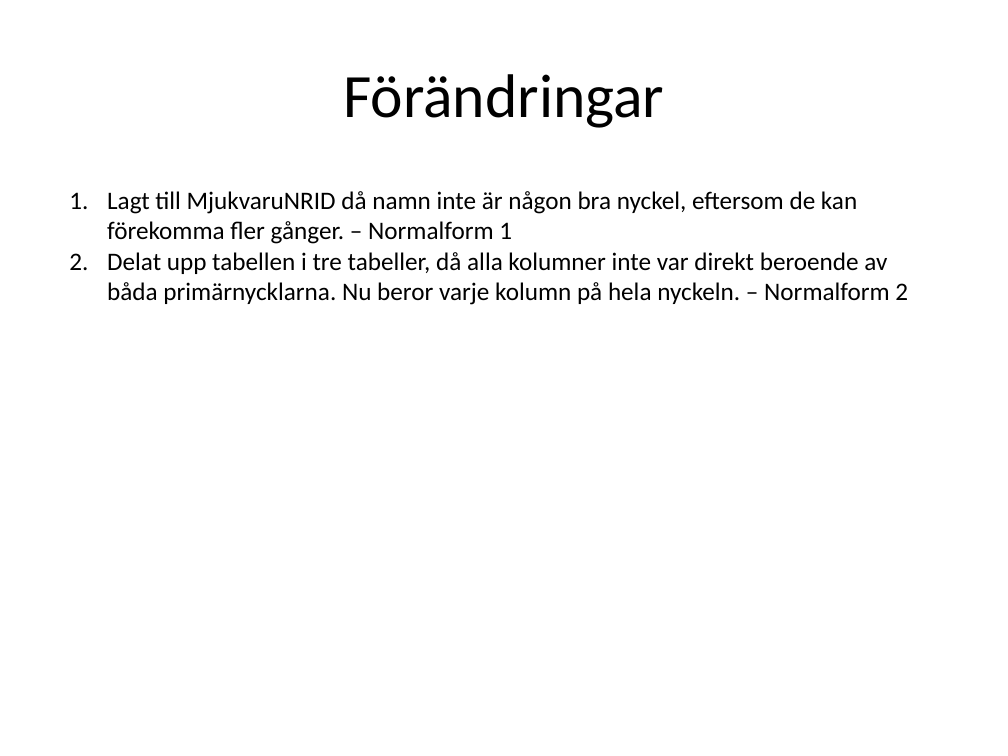
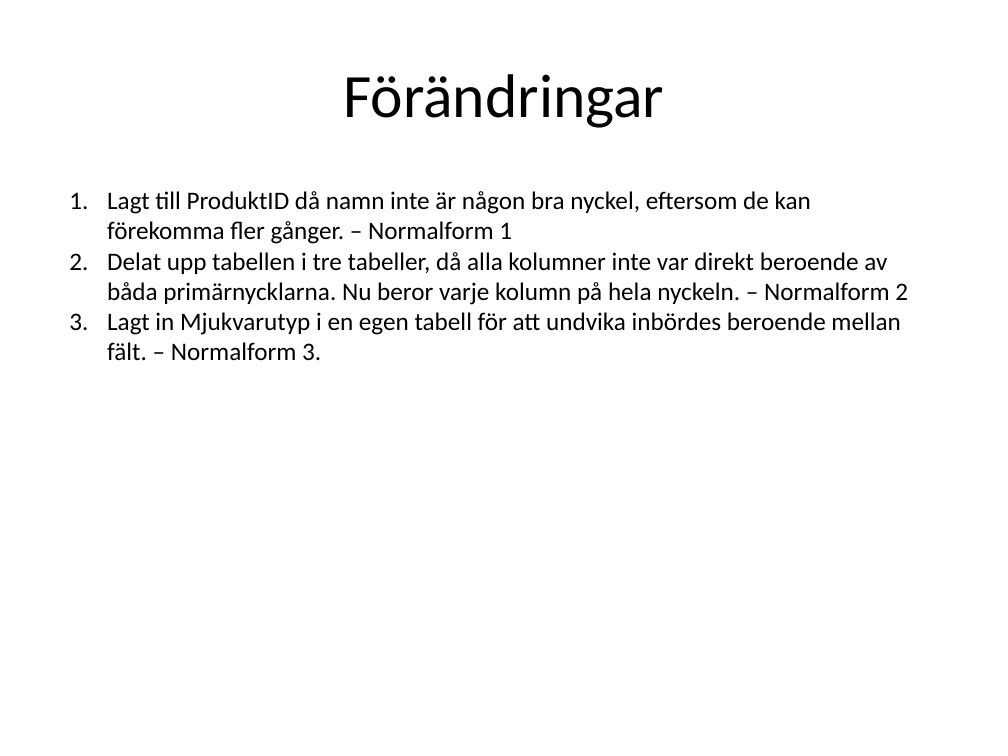
Before and after one commit to ed222an/Databasteknik, a slide deck: slide 4 of Labb 2/Laboration2.pptx. Drawn at 1008x756 pixels with LibreOffice and Linux fonts; fonts in the diff are those of the drawing. Boxes give left, top, right and bottom in pixels: in the first picture for what was removed or moved away, otherwise in the second. Text is boxed around its words. In the diff, an @@ line names an element or a change of style, - is before the commit and + after.

```diff
--- a/Labb 2/Laboration2.pptx
+++ b/Labb 2/Laboration2.pptx
@@ text at box(107, 191, 811, 244): text changed @@
-1. Lagt till MjukvaruNRID då namn inte är någon bra nyckel, eftersom de kan förekomma fler gånger. – Normalform 1
+1. Lagt till ProduktID då namn inte är någon bra nyckel, eftersom de kan förekomma fler gånger. – Normalform 1
@@ text at box(107, 312, 900, 360): paragraph added @@
+3. Lagt in Mjukvarutyp i en egen tabell för att undvika inbördes beroende mellan fält. – Normalform 3.
```
Also in this commit, not shown: 6 other slides changed, 1 slide added.
